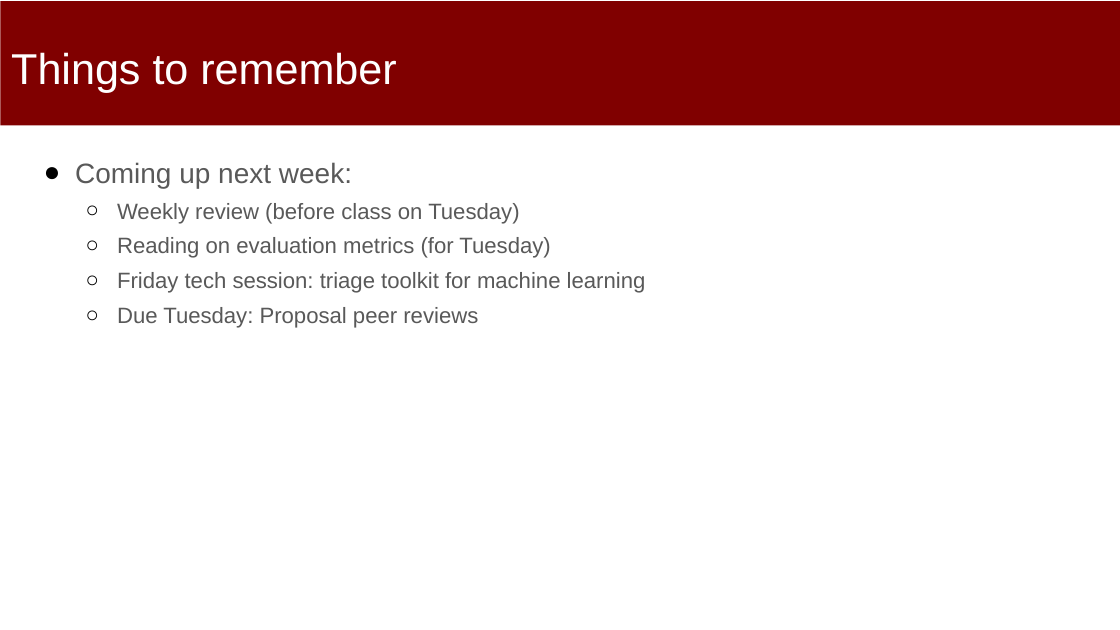
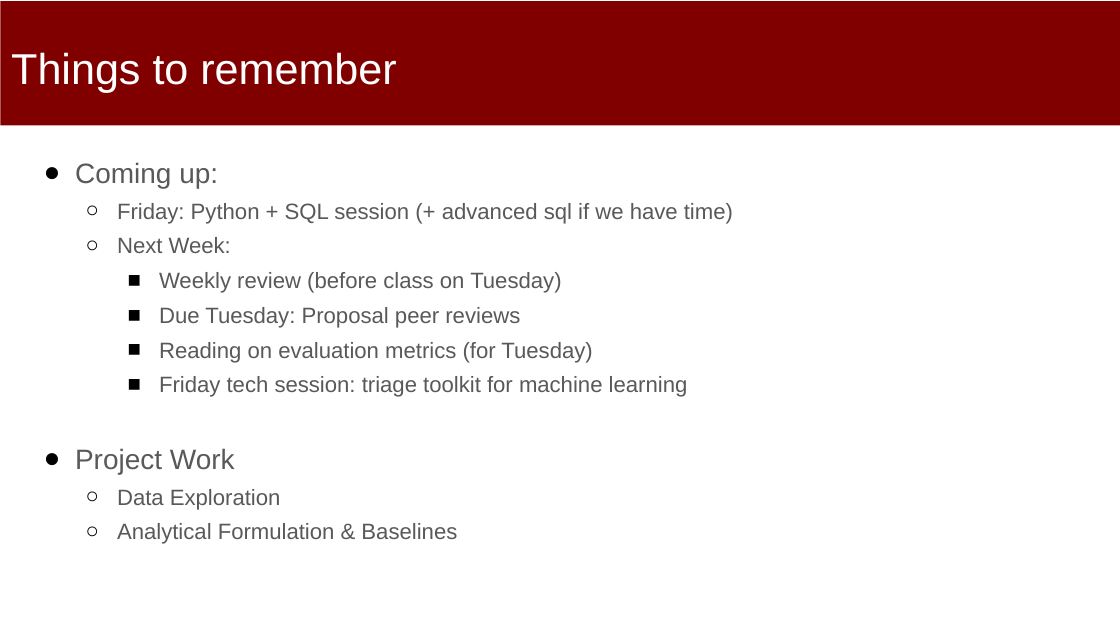
Before and after one commit to dssg/mlforpublicpolicylab, a slide deck: slide 2 of Lectures/09-Machine-Learning-Pipelines.pptx. Drawn at 1120x630 pixels with LibreOffice and Linux fonts; fonts in the diff are those of the drawing. Boxes give left, top, right and bottom in pixels: in the first picture for what was removed or moved away, otherwise in the second. Text is boxed around its words. In the diff, an @@ line names an element or a change of style, - is before the commit and + after.

```diff
--- a/Lectures/09-Machine-Learning-Pipelines.pptx
+++ b/Lectures/09-Machine-Learning-Pipelines.pptx
@@ text at bbox=[75, 162, 733, 253]: text changed; size 24 to 19 pt @@
-● Coming up next week:
+● Coming up:
+  ○ Friday: Python + SQL session (+ advanced sql if we have time)
+  ○ Next Week:
@@ text at bbox=[159, 272, 688, 397]: bullet ○ to ■; list level 2 to 3 in "Weekly review (before class on ..."; list level 2 to 3 in "Reading on evaluation metrics (for ..."; list level 2 to 3 in "Friday tech session: triage toolkit ..." @@
@@ text at bbox=[159, 307, 520, 328]: paragraph added @@
+    ■ Due Tuesday: Proposal peer reviews
@@ text at bbox=[75, 448, 457, 544]: text changed @@
-  ○ Due Tuesday: Proposal peer reviews
+● Project Work
+  ○ Data Exploration
+  ○ Analytical Formulation & Baselines
```
Also in this commit, not shown: 3 other slides changed, 44 other files.
